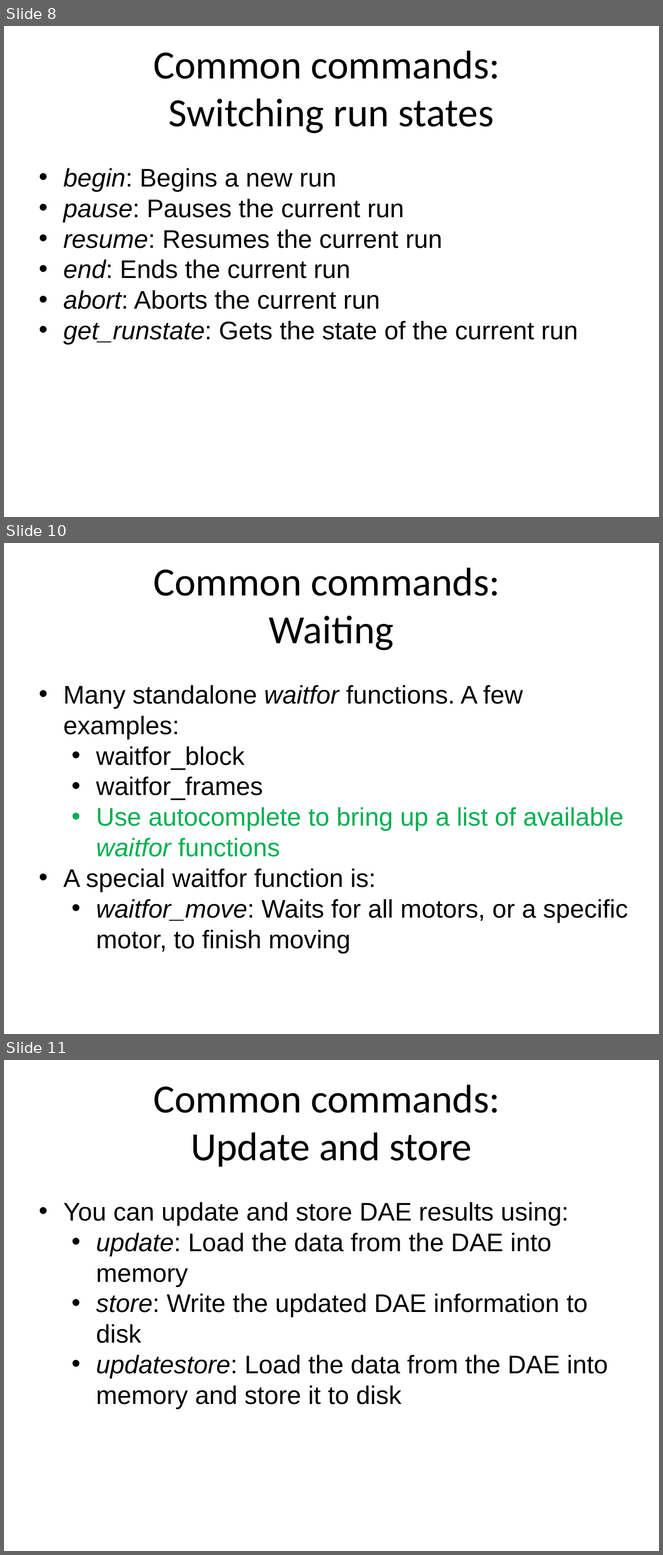
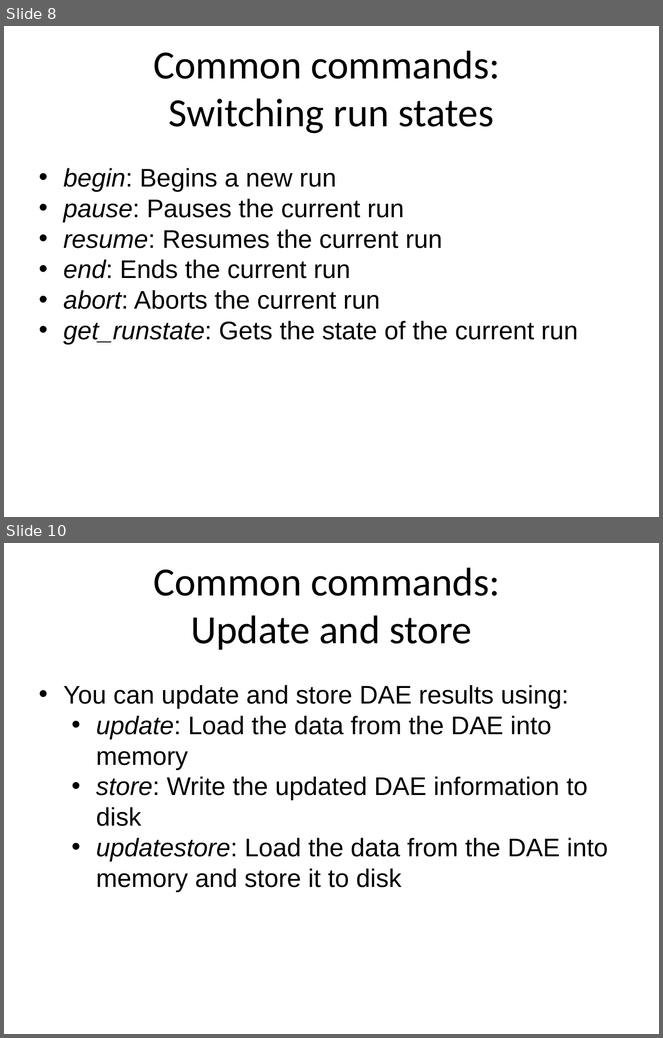
Before and after one commit to ISISComputingGroup/ibex_user_manual, a slide deck: genie_python_and_ibex/genie_python_and_ibex.pptx. Shown one above the other, each under a label of ours: slides 8, 10 and 11 before the commit, slides 8 and 10 after it; the slides between them are not shown. The pictures are 663x1555 and 663x1038 pixels, drawn with LibreOffice and Linux fonts; fonts in the diff are those of the drawing; background and template pictures are left out. Boxes give left, top, right and bottom in pixels: in the first picture for what was removed or moved away, otherwise in the second. Text is boxed around its words. In the diff, an @@ line names an element or a change of style, - is before the commit and + after.

```diff
--- a/genie_python_and_ibex/genie_python_and_ibex.pptx
+++ b/genie_python_and_ibex/genie_python_and_ibex.pptx
@@ slide 10 removed at [4,543,659,1034], background #FFFFFF @@
@@ title removed at [153,567,500,651] @@
-Common commands:
-Waiting
@@ text removed at [63,685,628,954] @@
-• Many standalone waitfor functions. A few examples:
-  • waitfor_block
-  • waitfor_frames
-  • Use autocomplete to bring up a list of available waitfor functions
-• A special waitfor function is:
-  • waitfor_move: Waits for all motors, or a specific motor, to finish moving
@@ what was slide 11 is now slide 10 @@
```
Also in this commit, not shown: 9 slides changed, 1 other slide removed.
